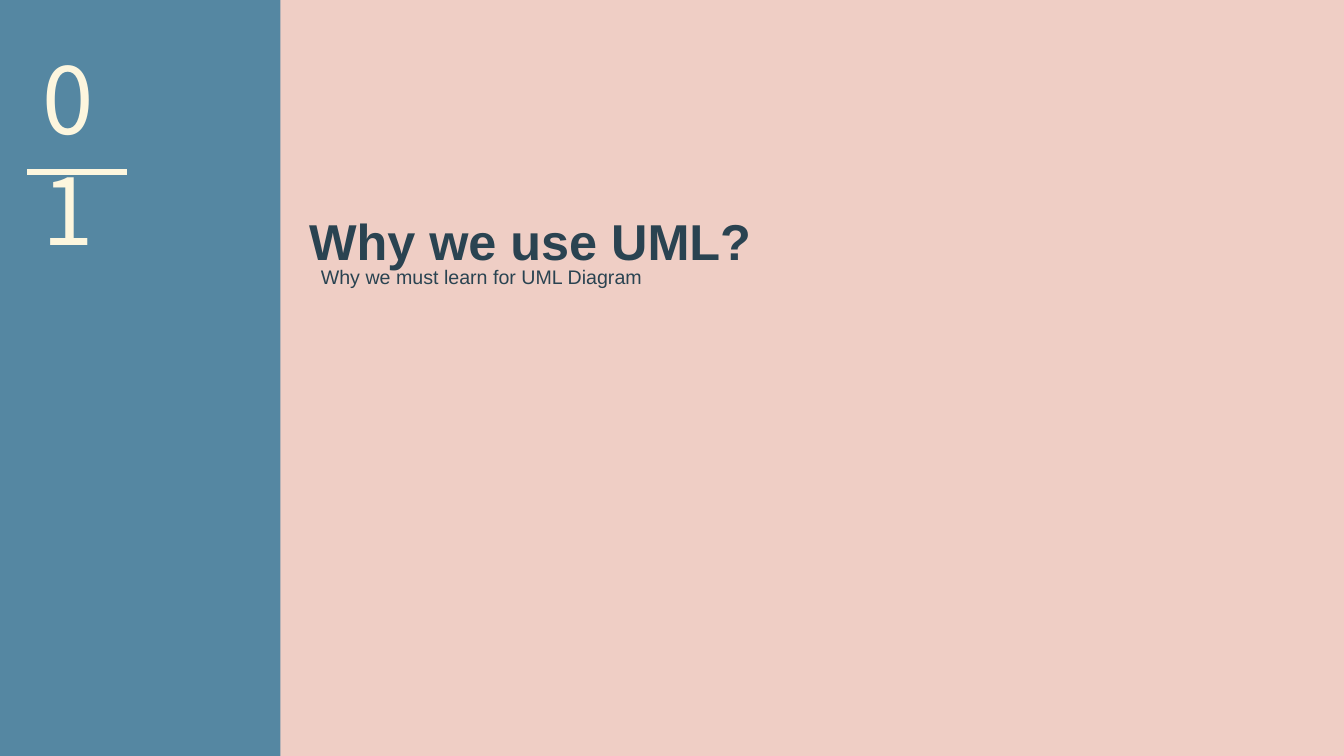
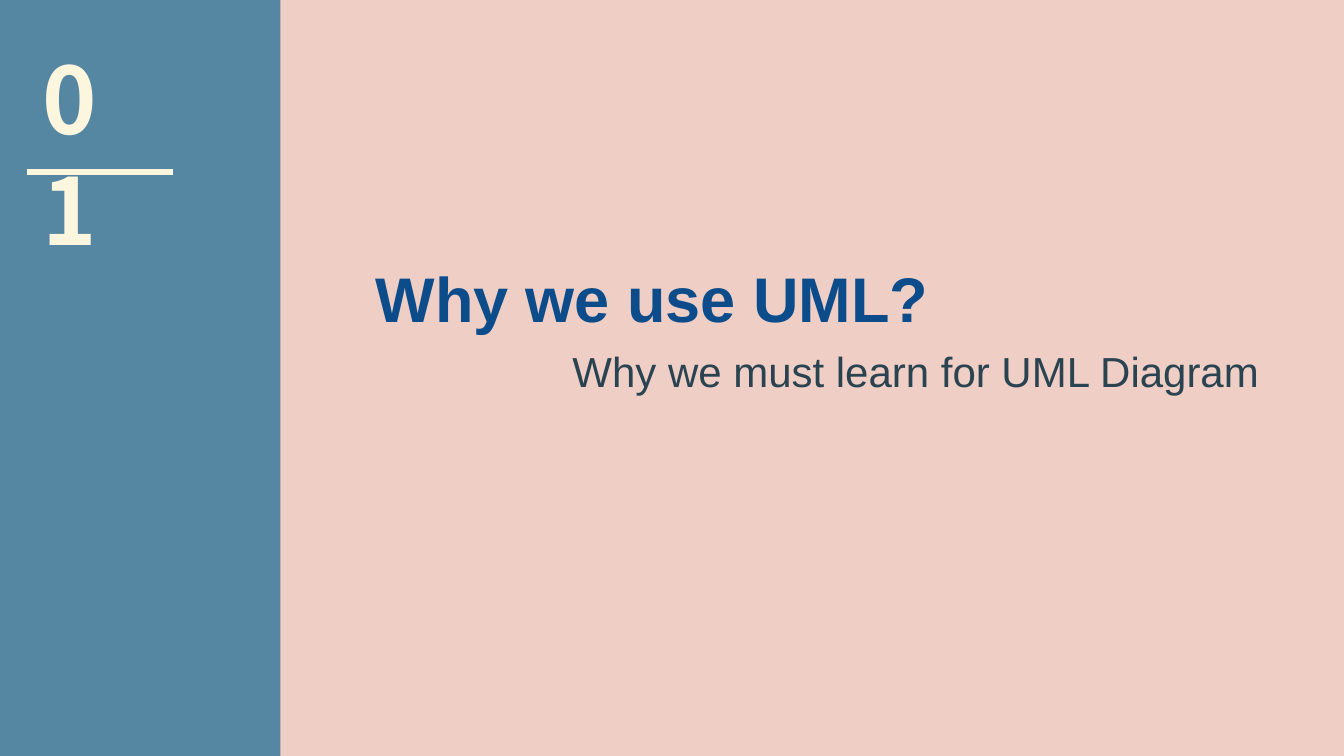
Before and after one commit to lejk8104/Project_Package_Diagram, a slide deck: slide 3 of Why we use UML_초안.pptx. Drawn at 1344x756 pixels with LibreOffice and Linux fonts; fonts in the diff are those of the drawing; background and template pictures are left out. Boxes give left, top, right and bottom in pixels: in the first picture for what was removed or moved away, otherwise in the second. Text is boxed around its words. In the diff, an @@ line names an element or a change of style, - is before the commit and + after.

```diff
--- a/Why we use UML_초안.pptx
+++ b/Why we use UML_초안.pptx
@@ text "01" at box(33, 37, 161, 159): bold on @@
@@ line moved from (27, 172) - (127, 172) to (27, 172) - (173, 172) @@
@@ text "Why we use UML?": place and size @@
-text "Why we use UML?" at box(309, 223, 751, 270)
+text "Why we use UML?" at box(376, 276, 928, 333)
@@ text "Why we use UML?" at box(376, 276, 928, 333): size 36 to 45 pt, text colour #2B4351 to #0C4C8A @@
@@ text "Why we must learn for ...": place and size @@
-text "Why we must learn for ..." at box(321, 269, 642, 288)
+text "Why we must learn for ..." at box(572, 356, 1259, 396)
@@ text "Why we must learn for ..." at box(572, 356, 1259, 396): size 14 to 30 pt @@
```
Also in this commit, not shown: 2 other slides changed, 3 slides added, 3 slides removed.
